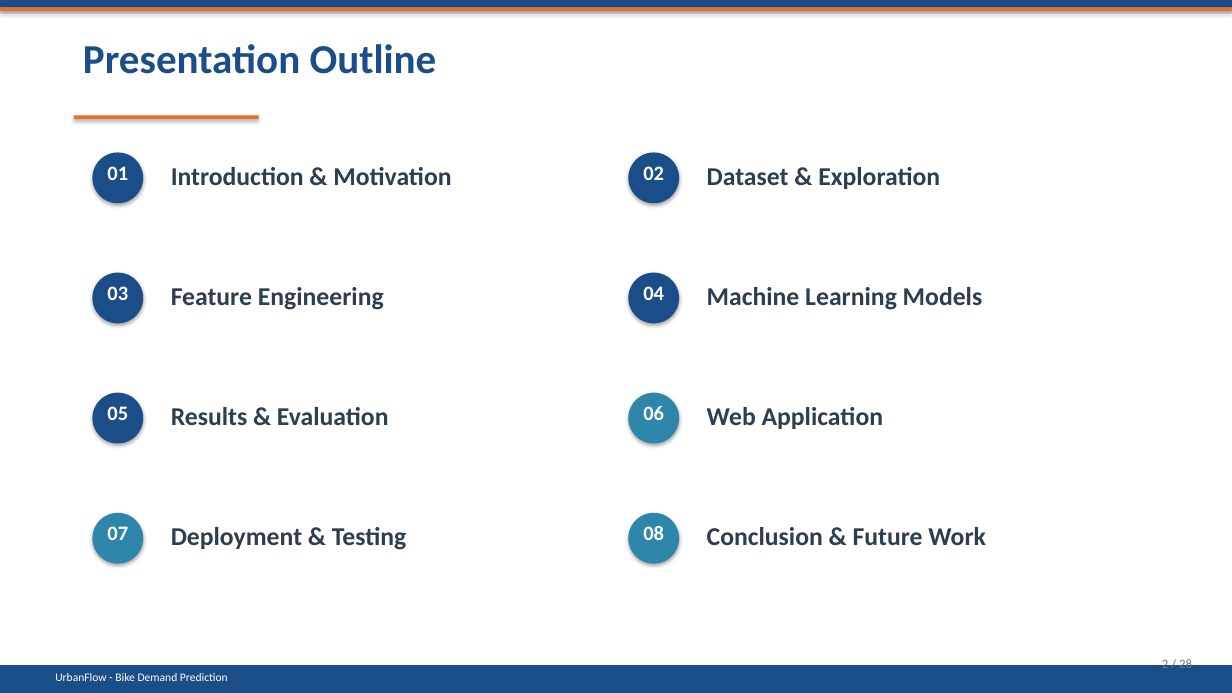
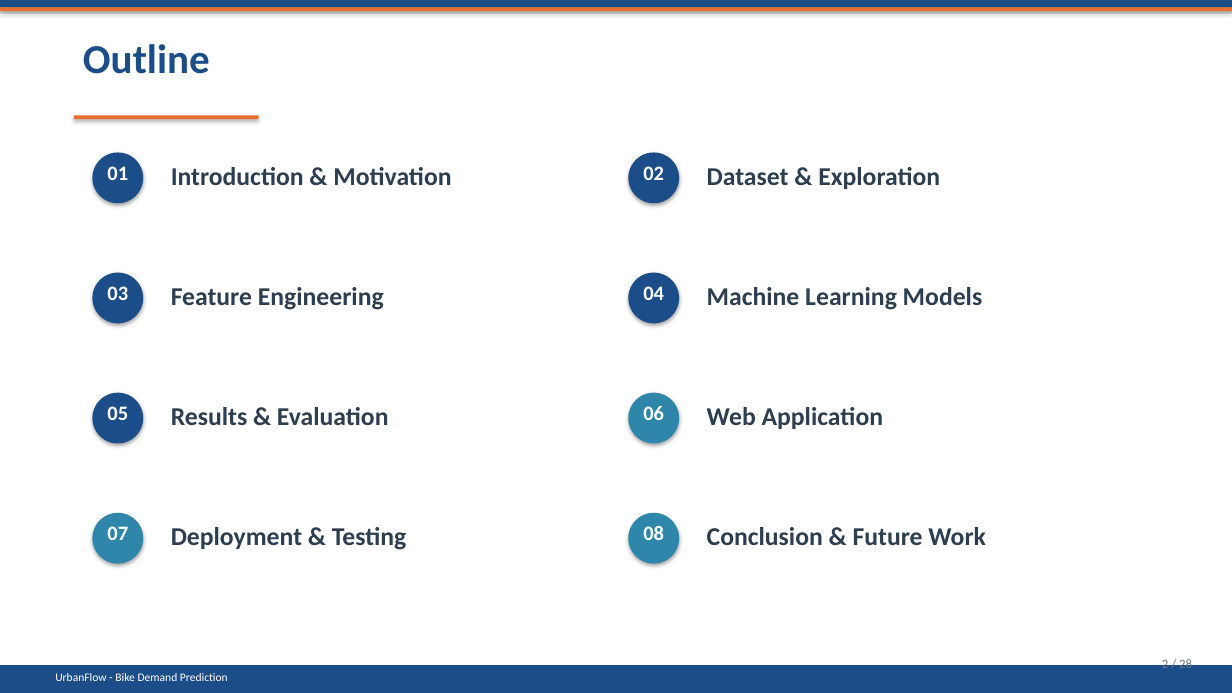
Before and after one commit to yousraelharchi2004/urban-bike-demand-prediction, a slide deck: slide 2 of Reports/PFE_Presentation_UrbanFlow.pptx. Drawn at 1232x693 pixels with LibreOffice and Linux fonts; fonts in the diff are those of the drawing. Boxes give left, top, right and bottom in pixels: in the first picture for what was removed or moved away, otherwise in the second. Text is boxed around its words. In the diff, an @@ line names an element or a change of style, - is before the commit and + after.

```diff
--- a/Reports/PFE_Presentation_UrbanFlow.pptx
+++ b/Reports/PFE_Presentation_UrbanFlow.pptx
@@ text at [83,44,210,74]: text changed @@
-Presentation Outline
+Outline
```
Also in this commit, not shown: 9 other slides changed, 1 slide added, 1 slide removed, 30 other files.
